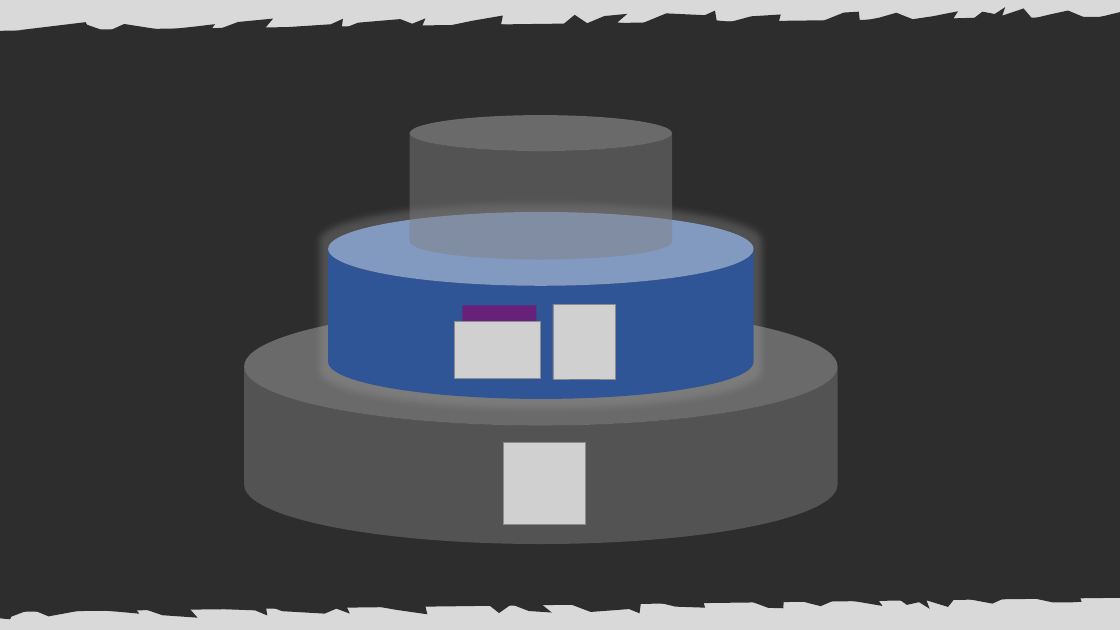
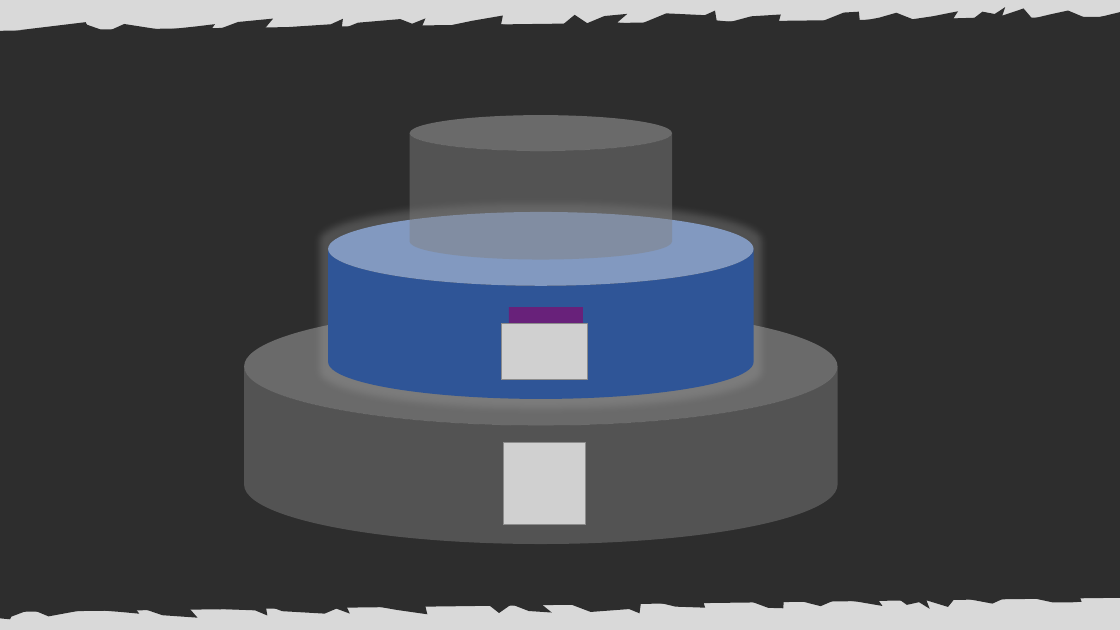
Before and after one commit to CodingWithDavid/BlazorDesertCodeCamp2019, a slide deck: slide 11 of BlazorBasics/Slides.pptx (slide 7 before the commit). Drawn at 1120x630 pixels with LibreOffice and Linux fonts; fonts in the diff are those of the drawing; grey boxes stand for pictures. Boxes give left, top, right and bottom in pixels: in the first picture for what was removed or moved away, otherwise in the second. Text is boxed around its words. In the diff, an @@ line names an element or a change of style, - is before the commit and + after.

```diff
--- a/BlazorBasics/Slides.pptx
+++ b/BlazorBasics/Slides.pptx
@@ picture: place and size @@
-picture at box(455, 322, 541, 378)
+picture at box(502, 323, 587, 380)
@@ rectangle: place and size @@
-rectangle at box(463, 306, 537, 378)
+rectangle at box(509, 308, 583, 380)
@@ picture removed at box(553, 304, 615, 379) @@
```
Also in this commit, not shown: 5 other slides changed, 16 slides added, 3 slides removed.
